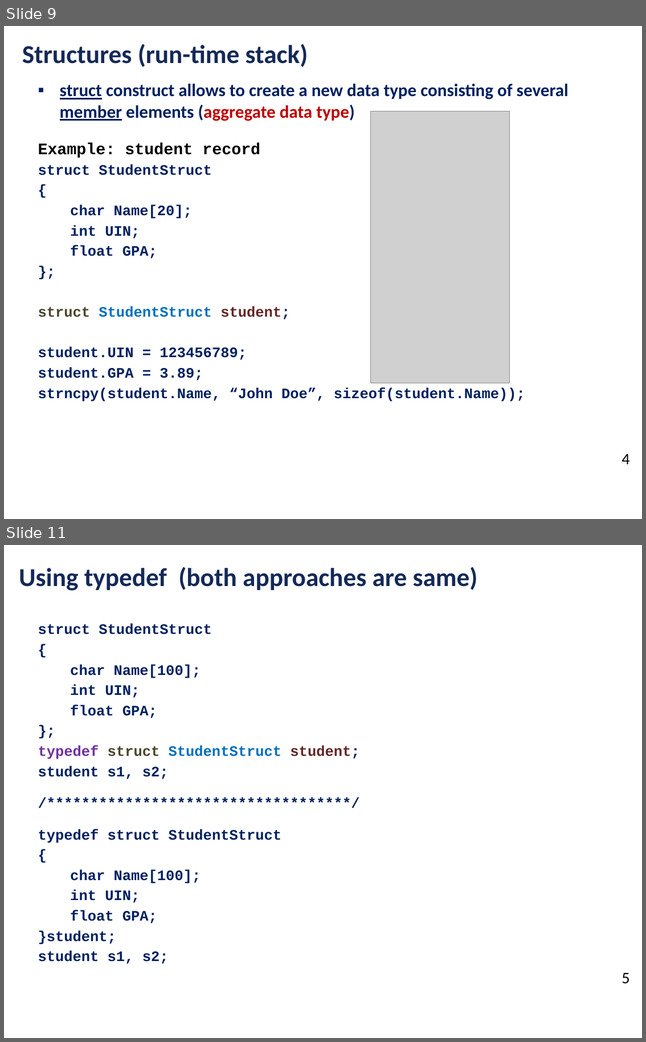
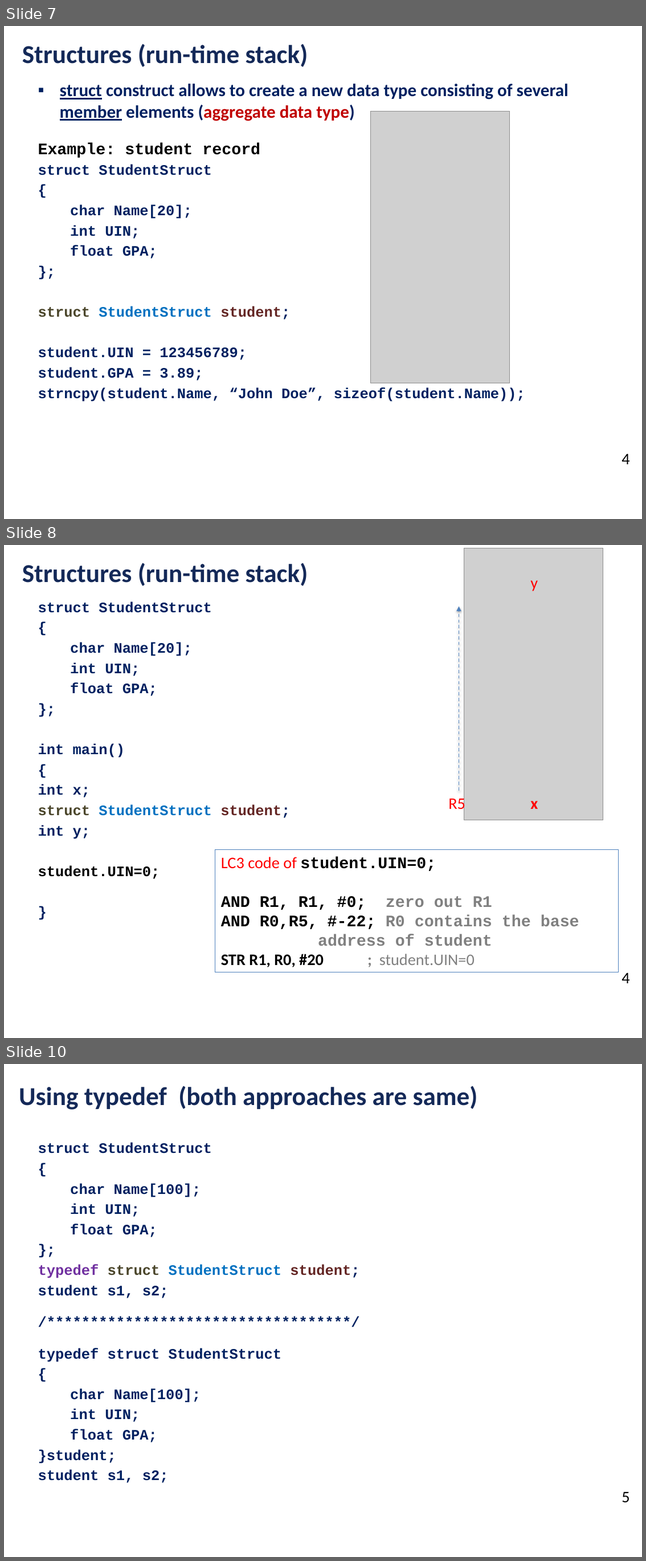
Before and after one commit to ubhowmik/ECE220_Fall2019, a slide deck: Lecture#17/Lecture_17_presentation.pptx. Shown one above the other, each under a label of ours: slides 9 and 11 before the commit, slides 7, 8 and 10 after it; the slides between them are not shown. The pictures are 646x1042 and 646x1561 pixels, drawn with LibreOffice and Linux fonts; fonts in the diff are those of the drawing; grey boxes stand for pictures; background and template pictures are left out. Boxes give left, top, right and bottom in pixels: in the first picture for what was removed or moved away, otherwise in the second. Text is boxed around its words. In the diff, an @@ line names an element or a change of style, - is before the commit and + after.

```diff
--- a/Lecture#17/Lecture_17_presentation.pptx
+++ b/Lecture#17/Lecture_17_presentation.pptx
@@ slide 8 added at (x1=4, y1=545, x2=642, y2=1038), background #FFFFFF @@
@@ picture added at (x1=464, y1=548, x2=603, y2=820) @@
@@ text added at (x1=22, y1=563, x2=308, y2=586), 32 pt, text #142958, bold @@
+Structures (run-time stack)
@@ text added at (x1=531, y1=580, x2=538, y2=591), 20 pt, text #FF0000 @@
+y
@@ text added at (x1=38, y1=601, x2=290, y2=879), 18 pt, text #002060, bold @@
+struct StudentStruct
+{
+char Name[20];
+int UIN;
+float GPA;
+};
+int main()
+{
+int x;
+struct StudentStruct student;
+int y;
+student.UIN=0;
+}
@@ arrow added from (459, 791) to (459, 607), #4F81BD 1 pt dashed @@
@@ text added at (x1=449, y1=796, x2=466, y2=813), 20 pt, text #FF0000 @@
+R5
@@ text added at (x1=531, y1=801, x2=538, y2=809), 20 pt, text #FF0000, bold @@
+x
@@ rectangle added at (x1=215, y1=850, x2=618, y2=972), outline #4B7EBC 0.75 pt, 20 pt, text #808080, bold @@
+LC3 code of student.UIN=0;
+AND R1, R1, #0; zero out R1
+AND R0,R5, #-22; R0 contains the base address of student
+STR R1, R0, #20 ; student.UIN=0
@@ text added at (x1=622, y1=972, x2=630, y2=983), 20 pt, text #000000 @@
+4
@@ what was slide 9 is now slide 7 @@
@@ what was slide 11 is now slide 10 @@
```
Also in this commit, not shown: 3 slides changed, 1 other file.
